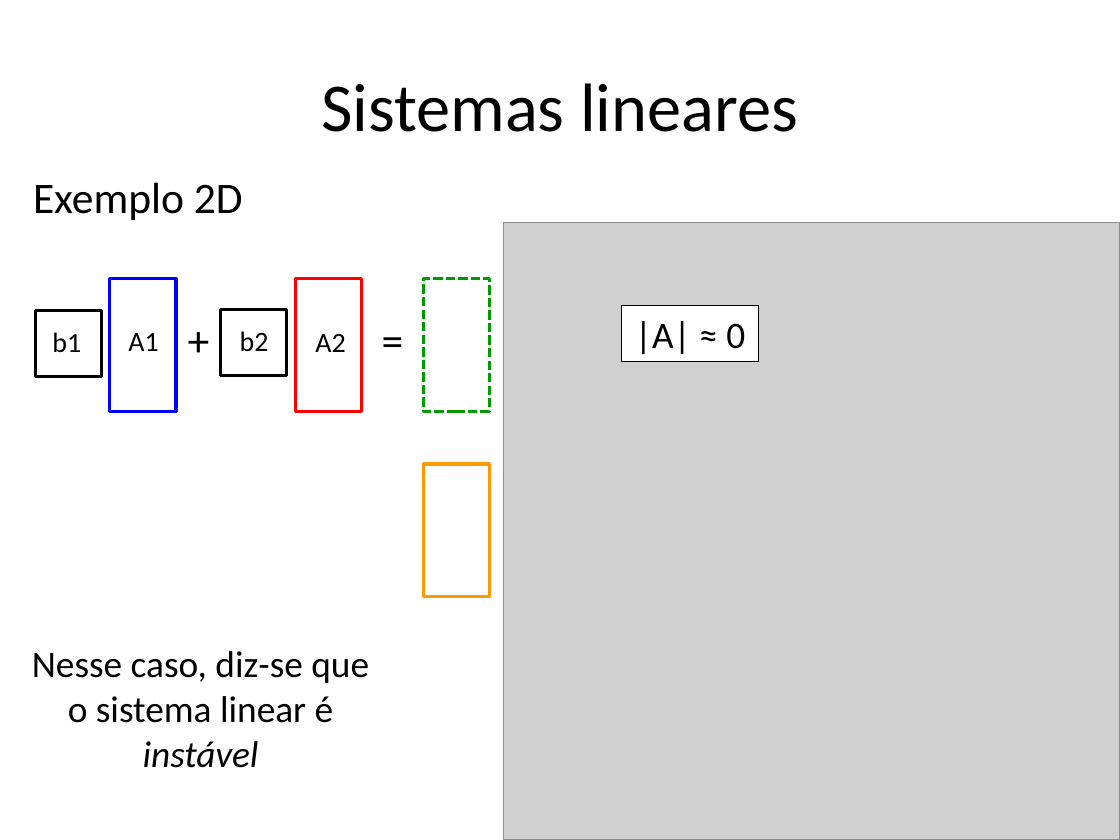
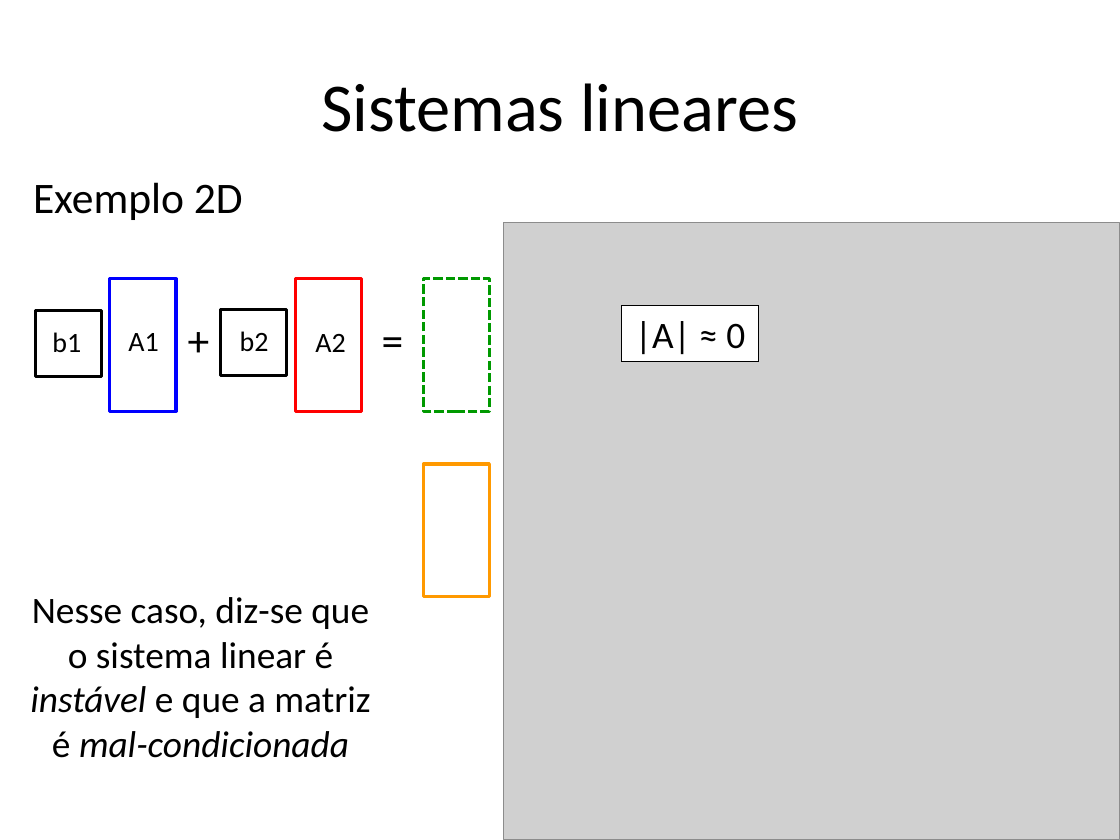
Before and after one commit to pinga-lab/inverse-problems-old, a slide deck: slide 65 of aulas/aula3/Regularizacao.pptx. Drawn at 1120x840 pixels with LibreOffice and Linux fonts; fonts in the diff are those of the drawing; grey boxes stand for pictures. Boxes give left, top, right and bottom in pixels: in the first picture for what was removed or moved away, otherwise in the second. Text is boxed around its words. In the diff, an @@ line names an element or a change of style, - is before the commit and + after.

```diff
--- a/aulas/aula3/Regularizacao.pptx
+++ b/aulas/aula3/Regularizacao.pptx
@@ text at (30, 597, 370, 758): text changed @@
-Nesse caso, diz-se que o sistema linear é instável
+Nesse caso, diz-se que o sistema linear é instável e que a matriz é mal-condicionada
```
Also in this commit, not shown: 4 other slides changed, 21 other files.
